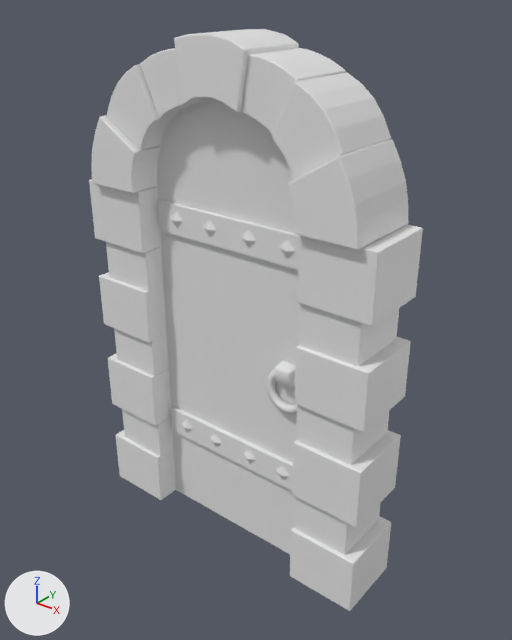
One commit to the Blender file Assets/Modelos3d/puertaLowPoly.blend: the scene before it, then after it.
The view is the same before and after, from a camera (50 mm lens) standing at (11.61, -13.25, 15.29) and looking at (0.87, 0.17, 6.97). Lighting does not change. The marker at lower left points along +X, +Y and +Z.
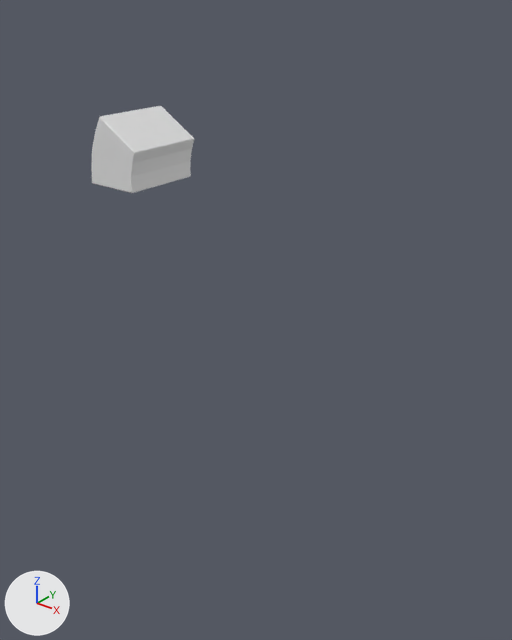
Edits to the bpy script that builds the scene:
```text
Change ob_tablonpuerta1:
    add ob_tablonpuerta1.hide_set(True)  # its collection is switched off
Change ob_tablonpuerta2:
    add ob_tablonpuerta2.hide_set(True)  # its collection is switched off
Change ob_tablonpuerta4:
    add ob_tablonpuerta4.hide_set(True)  # its collection is switched off
Change ob_tablonpuerta3:
    add ob_tablonpuerta3.hide_set(True)  # its collection is switched off
Change ob_marcopiedra1:
    add ob_marcopiedra1.hide_set(True)
Change ob_marcopiedra2:
    add ob_marcopiedra2.hide_set(True)
Change ob_marcopiedra3:
    add ob_marcopiedra3.hide_set(True)
Change ob_marcopiedra4:
    add ob_marcopiedra4.hide_set(True)
Change ob_marcopiedra5:
    add ob_marcopiedra5.hide_set(True)
Change ob_marcopiedra6:
    add ob_marcopiedra6.hide_set(True)
Change ob_marcopiedra7:
    add ob_marcopiedra7.hide_set(True)
Change ob_marcopiedra1_mirrow:
    add ob_marcopiedra1_mirrow.hide_set(True)
Change ob_marcopiedra2_mirrow:
    add ob_marcopiedra2_mirrow.hide_set(True)
Change ob_marcopiedra3_mirrow:
    add ob_marcopiedra3_mirrow.hide_set(True)
Change ob_marcopiedra4_mirrow:
    add ob_marcopiedra4_mirrow.hide_set(True)
Change ob_marcopiedra5_mirrow:
    add ob_marcopiedra5_mirrow.hide_set(True)
Change ob_marcopiedra6_mirrow:
    add ob_marcopiedra6_mirrow.hide_set(True)
Change ob_marcopiedra7_mirrow:
    add ob_marcopiedra7_mirrow.hide_set(True)
Change ob_arco2:
    add ob_arco2.hide_set(True)
Change ob_arco3:
    add ob_arco3.hide_set(True)
Change ob_arcocentral:
    add ob_arcocentral.hide_set(True)
Change ob_arco1_mirrow:
    add ob_arco1_mirrow.hide_set(True)
Change ob_arco2_mirrow:
    add ob_arco2_mirrow.hide_set(True)
Change ob_arco3_mirrow:
    add ob_arco3_mirrow.hide_set(True)
Change ob_metalunion:
    add ob_metalunion.hide_set(True)  # its collection is switched off
Change ob_remache1:
    add ob_remache1.hide_set(True)  # its collection is switched off
Change ob_remache2:
    add ob_remache2.hide_set(True)  # its collection is switched off
Change ob_remache3:
    add ob_remache3.hide_set(True)  # its collection is switched off
Change ob_remache4:
    add ob_remache4.hide_set(True)  # its collection is switched off
Change ob_metalunion_001:
    add ob_metalunion_001.hide_set(True)  # its collection is switched off
Change ob_remache1_001:
    add ob_remache1_001.hide_set(True)  # its collection is switched off
Change ob_remache2_001:
    add ob_remache2_001.hide_set(True)  # its collection is switched off
Change ob_remache3_001:
    add ob_remache3_001.hide_set(True)  # its collection is switched off
Change ob_remache4_001:
    add ob_remache4_001.hide_set(True)  # its collection is switched off
Change ob_cube:
    add ob_cube.hide_set(True)  # its collection is switched off
```

Location of each change, [x1, y1, x2, y2] in pixels of the pictures (512 x 640 px):
'tablonPuerta4', hidden: before [229, 107, 273, 542]
'tablonPuerta2', hidden: before [188, 98, 236, 524]
'tablonPuerta1', hidden: before [157, 107, 204, 505]
'arco1_mirrow', hidden: before [288, 139, 409, 250]
'marcoPiedra7_mirrow', hidden: before [297, 224, 423, 326]
'arco2_mirrow', hidden: before [272, 72, 391, 180]
'tablonPuerta3', hidden: before [269, 141, 300, 554]
'marcoPiedra5_mirrow', hidden: before [295, 337, 411, 432]
'marcoPiedra3_mirrow', hidden: before [292, 430, 401, 527]
'arcoCentral', hidden: before [174, 29, 299, 112]
'marcoPiedra1_mirrow', hidden: before [290, 516, 391, 611]
'arco3_mirrow', hidden: before [242, 48, 346, 135]
'metalUnion', hidden: before [158, 200, 299, 270]
'marcoPiedra7', hidden: before [89, 179, 161, 253]
'marcoPiedra6_mirrow', hidden: before [299, 303, 399, 366]
'marcoPiedra5', hidden: before [99, 272, 166, 343]
'arco2', hidden: before [107, 64, 175, 150]
'marcoPiedra3', hidden: before [108, 353, 171, 426]
'marcoPiedra4_mirrow', hidden: before [296, 405, 389, 465]
'metalUnion.001', hidden: before [171, 406, 293, 490]
'marcoPiedra1', hidden: before [116, 430, 176, 500]
'marcoPiedra2_mirrow', hidden: before [293, 496, 380, 555]
'arco3', hidden: before [140, 48, 198, 119]
'marcoPiedra6', hidden: before [106, 242, 163, 292]
'marcoPiedra4', hidden: before [114, 328, 169, 376]
'marcoPiedra2', hidden: before [122, 409, 173, 456]
'Cube', hidden: before [266, 361, 297, 414]
'remache4', hidden: before [279, 240, 296, 259]
'remache3', hidden: before [241, 230, 256, 248]
'remache2', hidden: before [203, 220, 217, 237]
'remache1', hidden: before [170, 211, 183, 228]
'remache4.001', hidden: before [276, 466, 290, 480]
'remache3.001', hidden: before [243, 450, 256, 464]
'remache2.001', hidden: before [210, 434, 222, 447]
'remache1.001', hidden: before [181, 420, 192, 433]
